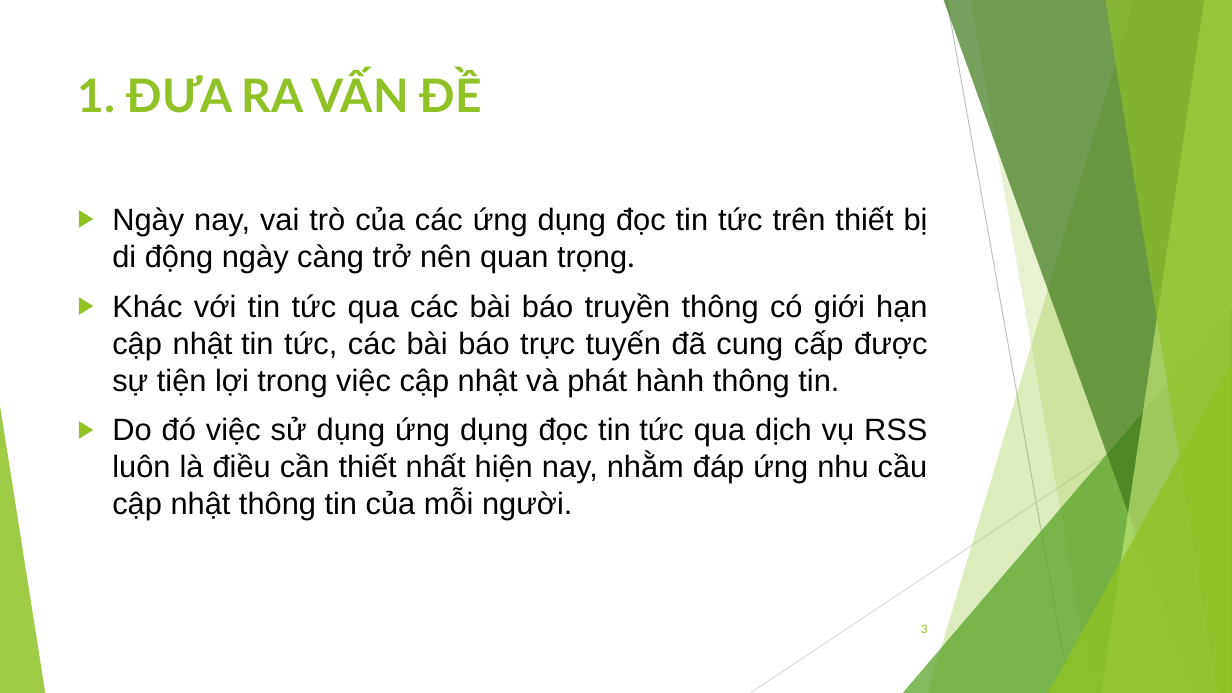
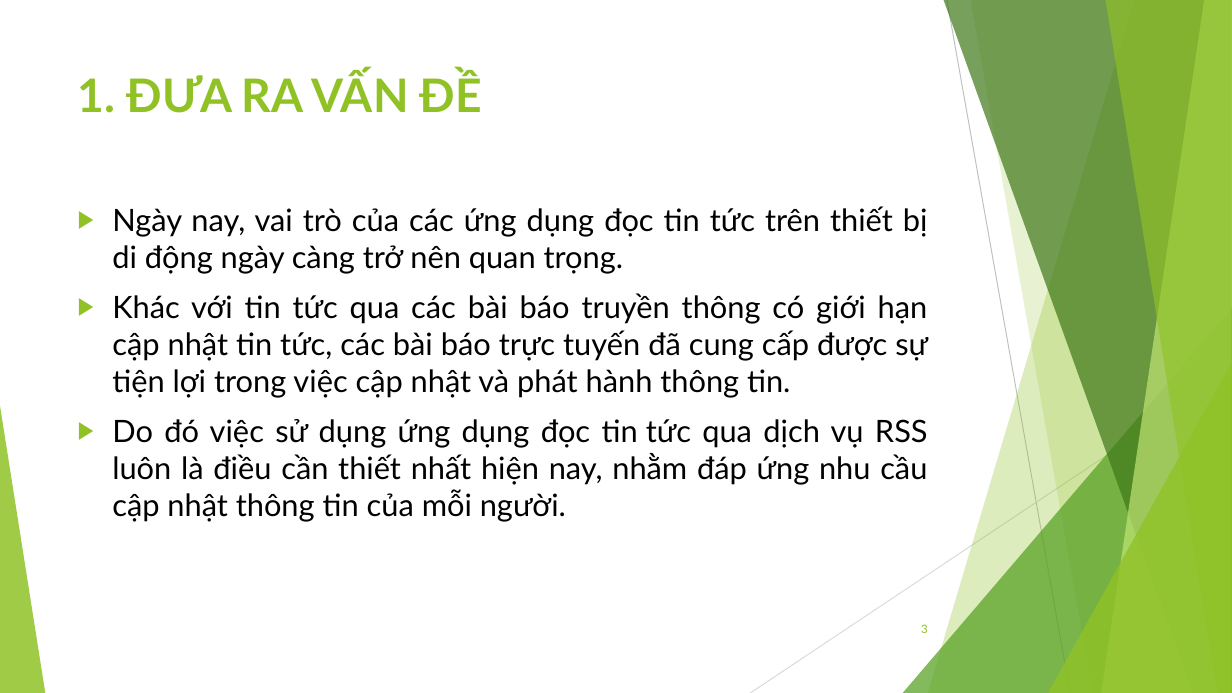
Before and after one commit to jangkyavn/BuiHoangAnh_1412101114, a slide deck: slide 3 of pp_BuiHoangAnh_1412101114.pptx. Drawn at 1232x693 pixels with LibreOffice and Linux fonts; fonts in the diff are those of the drawing. Boxes give left, top, right and bottom in pixels: in the first picture for what was removed or moved away, otherwise in the second. Text is boxed around its words. In the diff, an @@ line names an element or a change of style, - is before the commit and + after.

```diff
--- a/pp_BuiHoangAnh_1412101114.pptx
+++ b/pp_BuiHoangAnh_1412101114.pptx
@@ text "Ngày nay, vai trò của ..." at [112, 206, 928, 522]: font Arial to Lato @@
```
Also in this commit, not shown: 6 other slides changed, 1 slide added, 2 other files.
